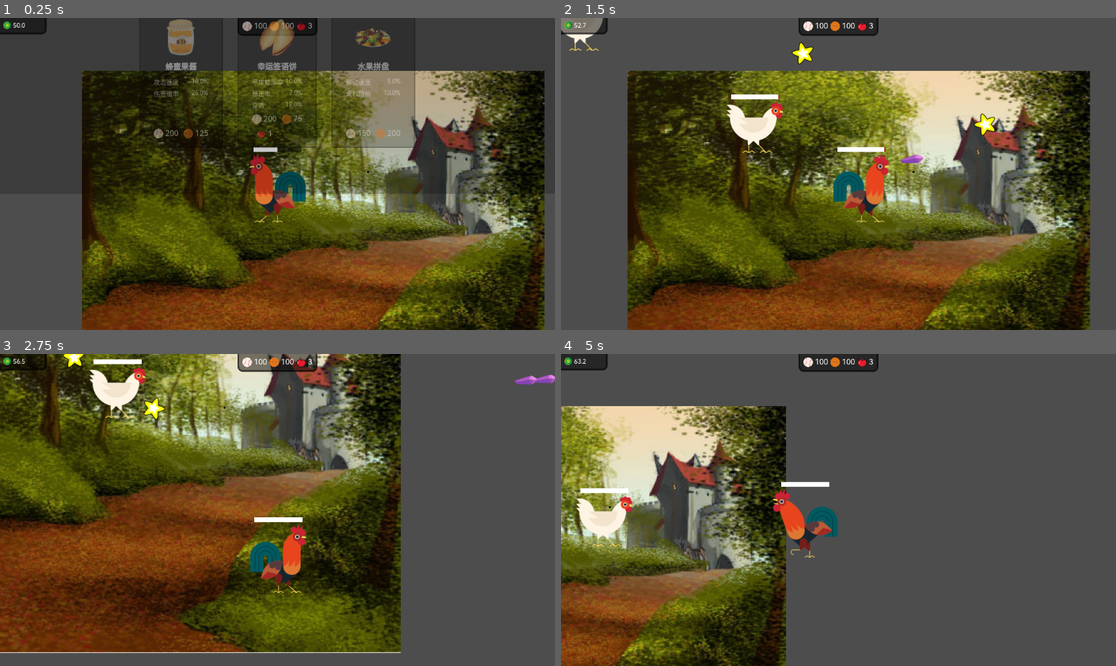
Above: before the commit, frames 1-4 (two rows, left to right).
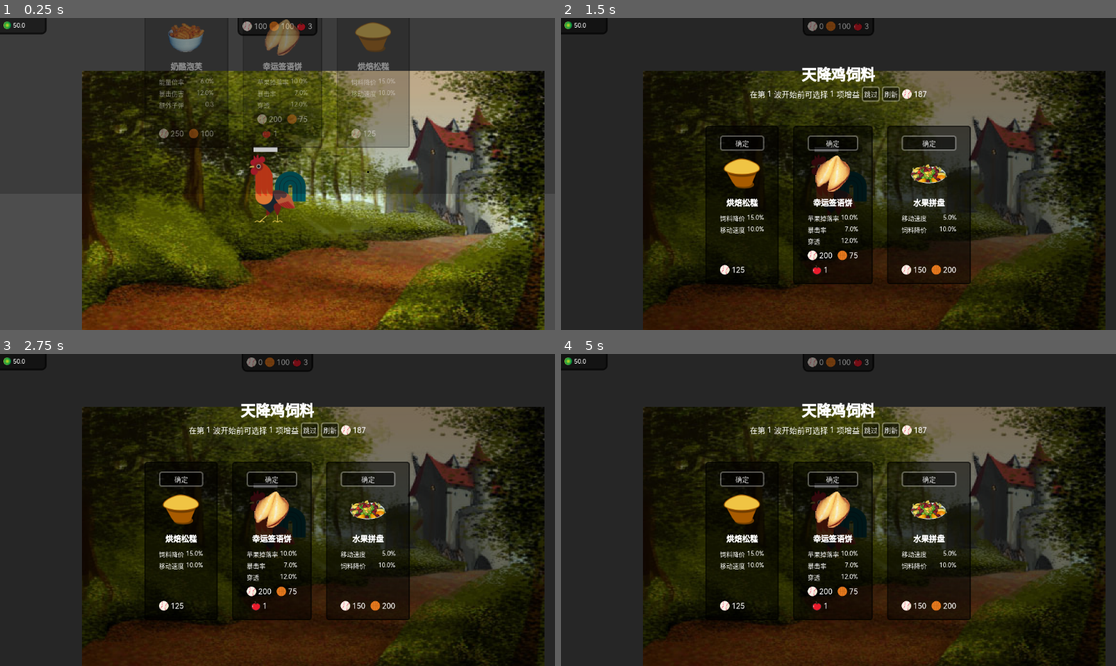
Above: after the commit, the same moments.

Repository: Rundll86/ChickenVSBear
Game: Godot game, scene res://components/Scenes/World.tscn
Two runs of this game, one before a commit and one after it. Both use one fixed random seed, a clock stepped at 60 frames per second and the inputs below. The engine's default icon, where the game draws it, is replaced by a stand-in: a white triangle on a blue panel in a dark square.
Inputs (mouse positions are in pixels of both pictures, inside the frame that each line leads up to):
- Up to frame 1 (0.25 s): no input
- Up to frame 2 (1.5 s): click (888, 92) at 0.5 s, where only the run after the commit has a clickable "刷新"; move the mouse to (960, 158) at 1.27 s; press the mouse at (960, 158) at 1.28 s; hold D (m_right) from 1.28 s (still down)
- Up to frame 3 (2.75 s): move the mouse to (166, 525) at 2.02 s; release D (m_right) at 2.03 s; release the mouse at (166, 525) at 2.03 s; hold S (m_down) from 2.03 s (still down); tap R (heal) at 2.1 s
- Up to frame 4 (5 s): move the mouse to (894, 441) at 2.77 s; release S (m_down) at 2.78 s; hold D (m_right) 2.78-3.53 s; tap Space (sprint) at 2.85 s; move the mouse to (810, 572) at 3.52 s; hold W (m_up) 3.53-4.28 s; click (810, 572) at 3.6 s; move the mouse to (1005, 556) at 4.27 s; hold A (m_left) from 4.28 s (still down); tap R (heal) at 4.35 s

The runs differ from the first frame. In frame 1, 3.4% of the frame differs, in the area x 25-75%, y 0-42%; in frame 2, 87%; in frame 3, 91%; in frame 4, 94%, in the area x 0-100%, y 0-100%.

Commit message:
feat: 更新多个组件，调整动画、显示名称和参数，优化游戏体验

Diff:
--- a/components/Abstracts/BulletBase.tscn
+++ b/components/Abstracts/BulletBase.tscn
@@ -3,9 +3,6 @@
 [ext_resource type="Script" path="res://scripts/Statemachine/BulletBase.gd" id="1_pklpq"]
 
 [sub_resource type="SpriteFrames" id="SpriteFrames_vypy3"]
-
-[sub_resource type="Animation" id="Animation_kmogx"]
-resource_name = "spawn"
 
 [sub_resource type="Animation" id="Animation_ynxlt"]
 resource_name = "loop"
@@ -23,6 +20,9 @@
 "update": 0,
 "values": [0.0, 6.28319]
 }
+
+[sub_resource type="Animation" id="Animation_kmogx"]
+resource_name = "spawn"
 
 [sub_resource type="AnimationLibrary" id="AnimationLibrary_dxweq"]
 _data = {
--- /dev/null
+++ b/components/Bullets/BigLaser.tscn
@@ -0,0 +1,5 @@
+[gd_scene load_steps=2 format=3 uid="uid://c8odsyb7xsu3i"]
+
+[ext_resource type="PackedScene" uid="uid://crtdkysmnkith" path="res://components/Abstracts/BulletBase.tscn" id="1_cqnkd"]
+
+[node name="BulletBase" instance=ExtResource("1_cqnkd")]
--- a/components/Characters/Hen.tscn
+++ b/components/Characters/Hen.tscn
@@ -35,7 +35,7 @@
 script = ExtResource("2_8u5a0")
 cooldownUnit = 1000.0
 drops = Array[int]([0, 1])
-dropCounts = Array[Vector2]([Vector2(4, 8), Vector2(2, 6)])
+dropCounts = Array[Vector2]([Vector2(6, 12), Vector2(3, 8)])
 energy = 1000.0
 
 [node name="hurt" parent="sounds" index="3"]
--- a/components/Feeds/WaterBottle.tscn
+++ b/components/Feeds/WaterBottle.tscn
@@ -5,11 +5,11 @@
 
 [node name="WaterBottle" instance=ExtResource("1_vfxjq")]
 avatarTexture = ExtResource("2_gsfud")
-displayName = "一杯水"
+displayName = "水杯"
 fields = Array[int]([3])
 fieldValues = Array[float]([0.25])
 costs = Array[int]([1])
-costCounts = Array[int]([500])
+costCounts = Array[int]([300])
 
 [node name="avatar" parent="container/info" index="0"]
 texture = ExtResource("2_gsfud")
--- a/components/Scenes/FullscreenPanels/MakeFeed.tscn
+++ b/components/Scenes/FullscreenPanels/MakeFeed.tscn
@@ -1,8 +1,9 @@
-[gd_scene load_steps=4 format=3 uid="uid://1n28ji5sl6bx"]
+[gd_scene load_steps=5 format=3 uid="uid://1n28ji5sl6bx"]
 
 [ext_resource type="PackedScene" uid="uid://d3qojeqa3difn" path="res://components/Abstracts/FullscreenPanelBase.tscn" id="1_1wmro"]
 [ext_resource type="Script" path="res://scripts/Contents/Panels/MakeFeed.gd" id="2_pr610"]
 [ext_resource type="Theme" uid="uid://dhvs6urgf6jr5" path="res://themes/main.tres" id="3_q1rym"]
+[ext_resource type="PackedScene" uid="uid://bbm8l3hr4ihar" path="res://components/UI/ItemShow.tscn" id="4_kei5t"]
 
 [node name="MakeFeed" instance=ExtResource("1_1wmro")]
 script = ExtResource("2_pr610")
@@ -82,6 +83,19 @@
 theme = ExtResource("3_q1rym")
 text = "跳过"
 
+[node name="refreshBtn" type="Button" parent="content/wrapper/tips/tip" index="6"]
+unique_name_in_owner = true
+layout_mode = 2
+size_flags_horizontal = 4
+size_flags_vertical = 4
+theme = ExtResource("3_q1rym")
+text = "刷新"
+
+[node name="needBB" parent="content/wrapper/tips/tip" index="7" instance=ExtResource("4_kei5t")]
+unique_name_in_owner = true
+layout_mode = 2
+size_flags_horizontal = 4
+
 [node name="feedcards" type="HBoxContainer" parent="content/wrapper" index="1"]
 unique_name_in_owner = true
 layout_mode = 2
--- a/components/Scenes/World.tscn
+++ b/components/Scenes/World.tscn
@@ -20,6 +20,7 @@
 position = Vector2(394, 274)
 
 [node name="camera" type="Camera2D" parent="rooster"]
+process_mode = 3
 position = Vector2(0, -100)
 process_callback = 0
 position_smoothing_enabled = true
--- a/components/UI/ItemShow.tscn
+++ b/components/UI/ItemShow.tscn
@@ -13,12 +13,13 @@
 custom_minimum_size = Vector2(20, 20)
 layout_mode = 2
 size_flags_horizontal = 0
-size_flags_vertical = 4
+size_flags_vertical = 8
 texture = ExtResource("1_hyowb")
 expand_mode = 1
 
 [node name="count" type="Label" parent="."]
 unique_name_in_owner = true
 layout_mode = 2
-size_flags_horizontal = 10
+size_flags_horizontal = 0
+size_flags_vertical = 8
 text = "0"
--- a/scripts/Contents/Bullets/Diamond.gd
+++ b/scripts/Contents/Bullets/Diamond.gd
@@ -1,9 +1,9 @@
 extends BulletBase
 class_name Diamond
 
-const traceTime = 1000
+const traceTime = 2000
 
 func ai():
-	rotation = lerp_angle(rotation, position.angle_to_point(launcher.currentFocusedBoss.position), 0.2 * ((traceTime - timeLived()) / traceTime))
+	rotation = lerp_angle(rotation, position.angle_to_point(launcher.currentFocusedBoss.position), 0.1 * clamp((traceTime - timeLived()) / traceTime, 0, INF))
 	canDamageSelf = !(timeLived() >= traceTime)
 	forward(Vector2.from_angle(rotation))
--- a/scripts/Contents/Panels/MakeFeed.gd
+++ b/scripts/Contents/Panels/MakeFeed.gd
@@ -2,17 +2,27 @@
 extends FullscreenPanelBase
 
 var selectedCount: int = 0
+var refreshNeedBaseballCount = 100
 
 @onready var avaliableFeeds: Node2D = $"%avaliableFeeds"
 @onready var feedCards: HBoxContainer = $"%feedcards"
 @onready var waveLabel: RichTextLabel = $"%wave"
 @onready var countLabel: RichTextLabel = $"%count"
 @onready var skipBtn: Button = $"%skipBtn"
+@onready var refreshBtn: Button = $"%refreshBtn"
+@onready var needBB: ItemShow = $"%needBB"
 
 func _ready():
 	skipBtn.pressed.connect(
 		func():
 			finish()
+	)
+	refreshBtn.pressed.connect(
+		func():
+			if UIState.player.inventory[ItemStore.ItemType.BASEBALL] >= refreshNeedBaseballCount:
+				UIState.player.inventory[ItemStore.ItemType.BASEBALL] -= refreshNeedBaseballCount
+				refreshNeedBaseballCount *= 1 + randf_range(GameRule.refreshCountIncreasePercent.x, GameRule.refreshCountIncreasePercent.y)
+				regenerateCards()
 	)
 	for file in DirTool.listdir("res://components/Feeds/"):
 		var i = load(file).instantiate() as Feed
@@ -28,8 +38,22 @@
 
 func beforeOpen():
 	selectedCount = 0
-	afterClose()
+	regenerateCards()
+
+func clearCards():
+	for i in feedCards.get_children():
+		feedCards.remove_child(i)
+		avaliableFeeds.add_child(i)
+func updateValue():
+	waveLabel.text = str(Wave.current + 1)
+	countLabel.text = str(UIState.player.fields[FieldStore.Entity.FEED_COUNT_CAN_MADE] - selectedCount)
+	needBB.count = refreshNeedBaseballCount
+func finish():
+	Wave.next()
+	UIState.closeCurrentPanel()
+func regenerateCards():
 	updateValue()
+	clearCards()
 	var feeds: Array[Feed] = []
 	for i in avaliableFeeds.get_children():
 		feeds.append(i)
@@ -38,14 +62,3 @@
 		var feed = feeds[i] as Feed
 		avaliableFeeds.remove_child(feed)
 		feedCards.add_child(feed)
-func afterClose():
-	for i in feedCards.get_children():
-		feedCards.remove_child(i)
-		avaliableFeeds.add_child(i)
-
-func updateValue():
-	waveLabel.text = str(Wave.current + 1)
-	countLabel.text = str(UIState.player.fields[FieldStore.Entity.FEED_COUNT_CAN_MADE] - selectedCount)
-func finish():
-	Wave.next()
-	UIState.closeCurrentPanel()
--- a/scripts/Statemachine/ItemDropped.gd
+++ b/scripts/Statemachine/ItemDropped.gd
@@ -8,7 +8,7 @@
 @onready var texture: Sprite2D = $"%texture"
 
 func _ready():
-	apply_force(MathTool.randv2_range(20000), MathTool.randv2_range(10))
+	apply_force(MathTool.randv2_range(30000), MathTool.randv2_range(10))
 func _process(_delta):
 	texture.texture = ItemStore.getTexture(item)
 func _physics_process(_delta):
--- a/scripts/Tools/GameRule.gd
+++ b/scripts/Tools/GameRule.gd
@@ -6,3 +6,4 @@
 static var damageLabelSpawnOffset: float = 10 # 伤害标签生成位置的随机偏移
 static var itemDroppedSpawnOffset: float = 30 # 掉落物生成位置的随机偏移
 static var appleDropRate: float = 0.1 # 苹果掉落概率
+static var refreshCountIncreasePercent: Vector2 = Vector2(0.4, 1.1) # 刷新所需的棒球数量的增加的百分比，随机，默认为40%~110%
